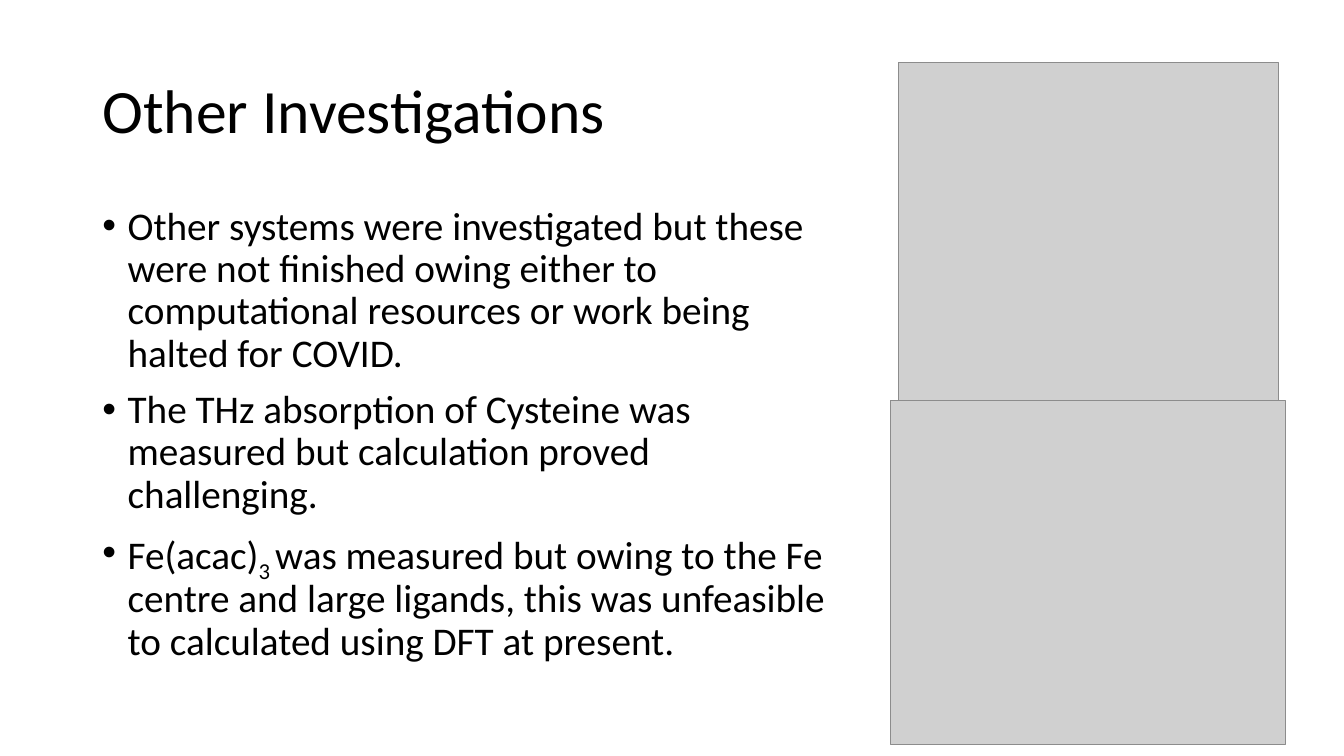
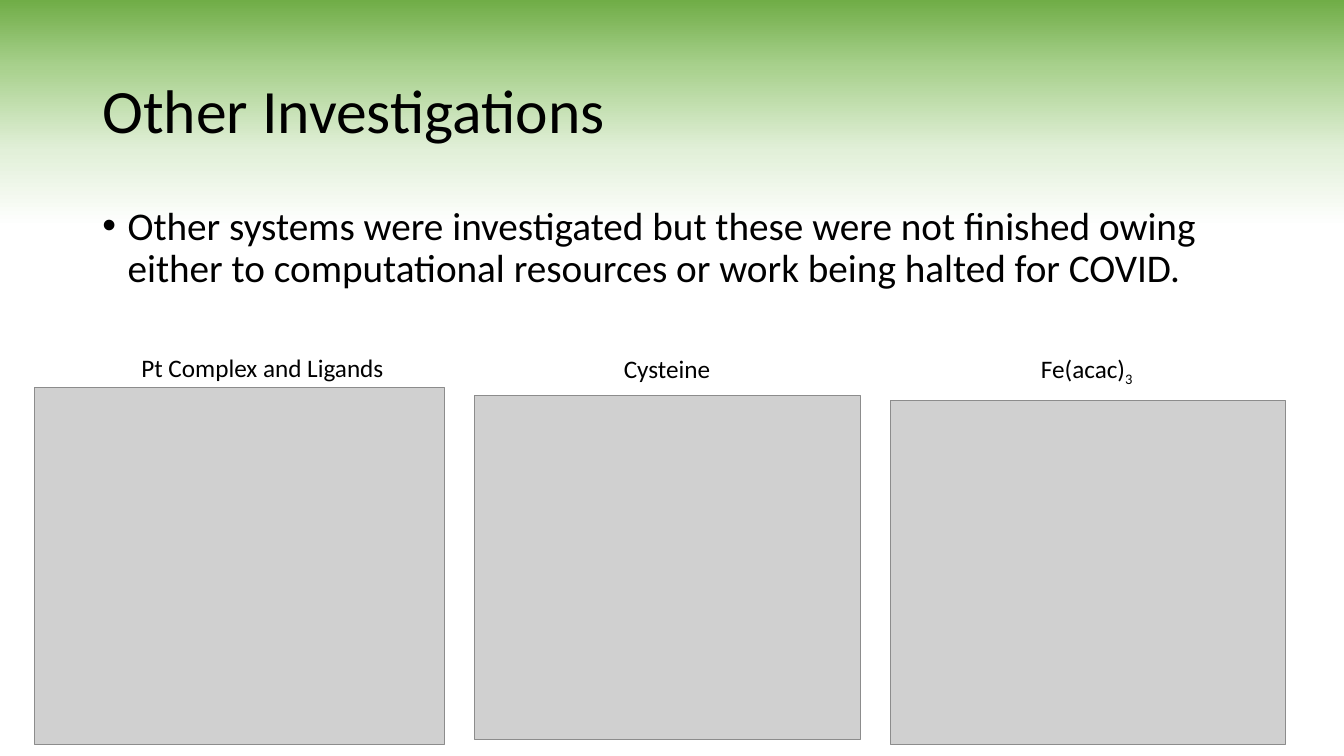
Before and after one commit to CalumTowler/Final-PhD-Files, a slide deck: slide 14 of VIVA_Presentation.pptx. Drawn at 1344x756 pixels with LibreOffice and Linux fonts; fonts in the diff are those of the drawing; grey boxes stand for pictures. Boxes give left, top, right and bottom in pixels: in the first picture for what was removed or moved away, otherwise in the second. Text is boxed around its words. In the diff, an @@ line names an element or a change of style, - is before the commit and + after.

```diff
--- a/VIVA_Presentation.pptx
+++ b/VIVA_Presentation.pptx
@@ background #FFFFFF to gradient #70AD47 to #A9D18E to #E2F0D9 to #FFFFFF @@
@@ text added at (141, 359, 383, 382), 18 pt, text #000000 @@
+Pt Complex and Ligands
@@ text added at (1041, 359, 1132, 384), 18 pt, text #000000 @@
+Fe(acac)3
@@ picture added at (34, 388, 445, 745) @@
@@ text added at (624, 360, 710, 382), 18 pt, text #000000 @@
+Cysteine
@@ text at (128, 395, 824, 662): paragraphs removed @@
-• The THz absorption of Cysteine was measured but calculation proved challenging.
-• Fe(acac)3 was measured but owing to the Fe centre and large ligands, this was unfeasible to calculated using DFT at present.
@@ picture: place and size @@
-picture at (898, 63, 1278, 401)
+picture at (475, 396, 861, 740)
```
Also in this commit, not shown: 12 other slides changed, 2 slides added, 3 slides removed.
